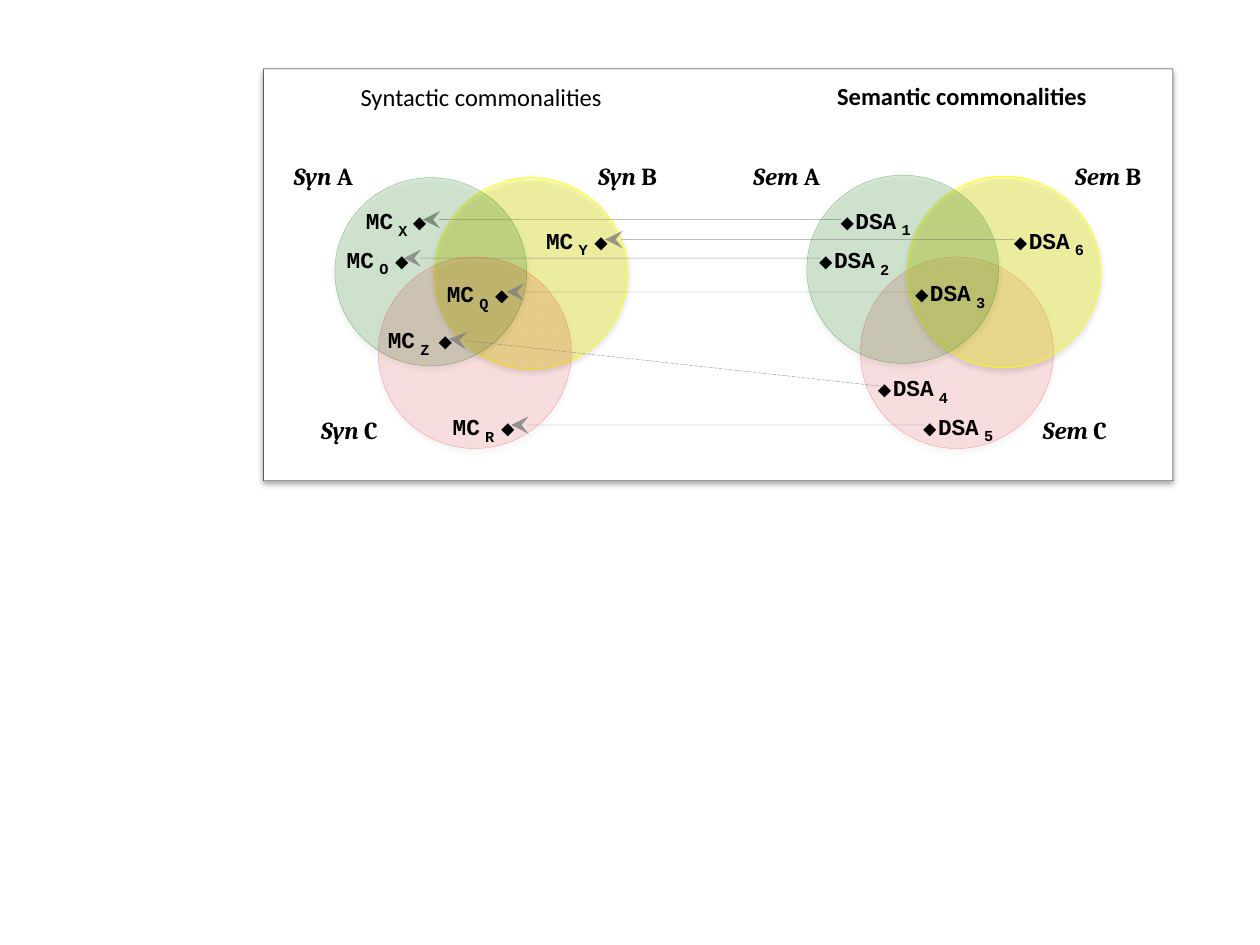
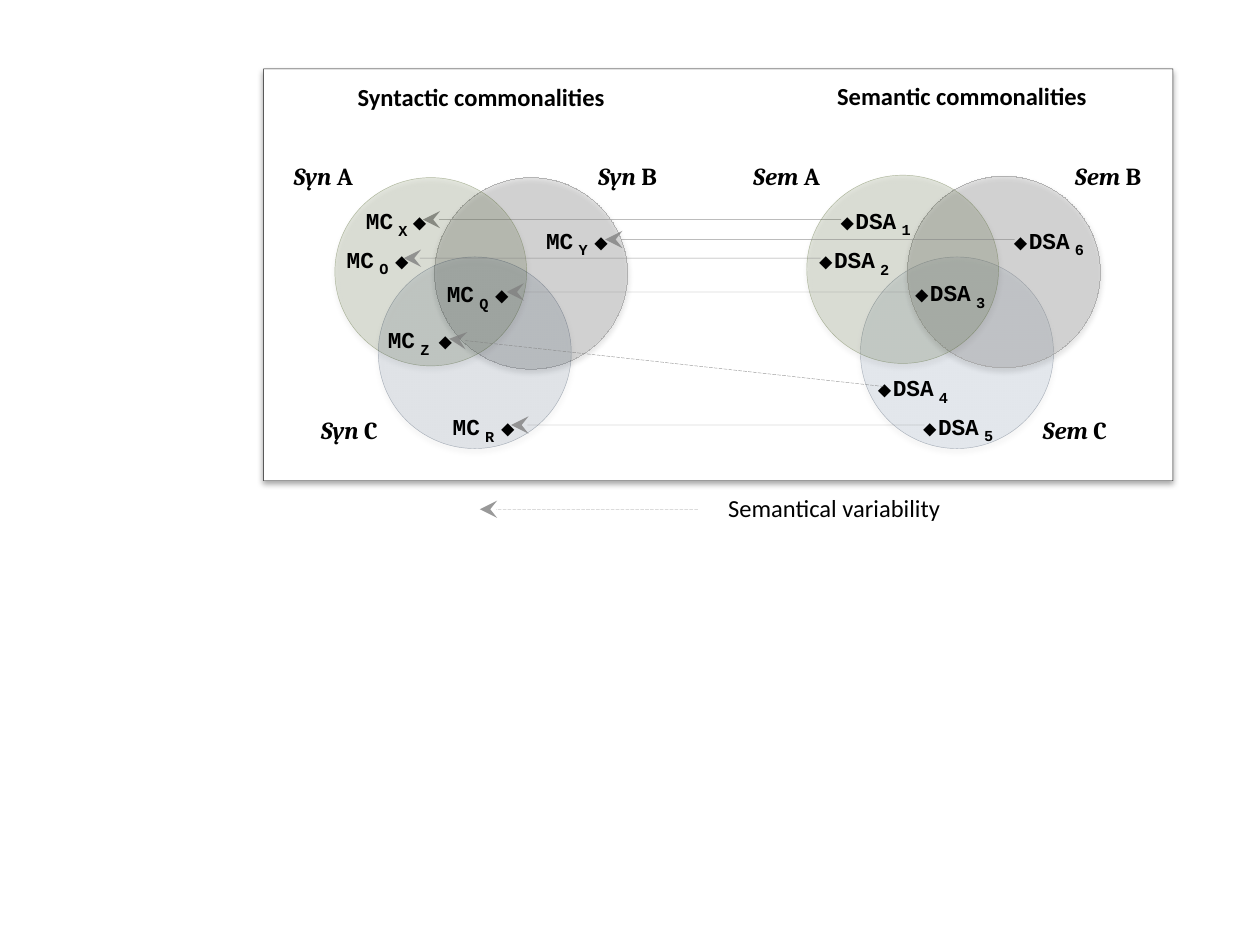
Before and after one commit to damenac/puzzle, a slide deck: slide 4 of papers/2016-ICSR-PuzzleMetrics/images/domains.pptx. Drawn at 1260x945 pixels with LibreOffice and Linux fonts; fonts in the diff are those of the drawing. Boxes give left, top, right and bottom in pixels: in the first picture for what was removed or moved away, otherwise in the second. Text is boxed around its words. In the diff, an @@ line names an element or a change of style, - is before the commit and + after.

```diff
--- a/papers/2016-ICSR-PuzzleMetrics/images/domains.pptx
+++ b/papers/2016-ICSR-PuzzleMetrics/images/domains.pptx
@@ text "Syntactic commonalities" at (358,88,604,110): bold on @@
@@ ellipse at (335,178,527,365): fill #008000 at 15% opacity to #4F6228 at 15% opacity; outline #008000 0.25 pt to #4F6228 0.25 pt @@
@@ ellipse at (435,178,627,369): fill #FFFF00 at 30% opacity to #A6A6A6 at 30% opacity; outline #FFFF00 0.75 pt to #A6A6A6 0.75 pt @@
@@ ellipse at (806,175,998,363): fill #008000 at 15% opacity to #4F6228 at 15% opacity; outline #008000 0.25 pt to #4F6228 0.25 pt @@
@@ ellipse at (907,176,1100,368): fill #FFFF00 at 30% opacity to #A6A6A6 at 30% opacity; outline #FFFF00 0.75 pt to #A6A6A6 0.75 pt @@
@@ ellipse at (378,257,571,449): fill #FF0000 at 10% opacity to #17375E at 10% opacity; outline #FF0000 0.25 pt to #0F243E 0.25 pt @@
@@ ellipse at (861,257,1053,449): fill #FF0000 at 10% opacity to #376092 at 10% opacity; outline #FF0000 0.25 pt to #0F243E 0.25 pt @@
@@ arrow added from (698, 509) to (480, 509), #808080 0.25 pt dashed @@
@@ text added at (728,500,939,521), 14 pt, text #000000 @@
+Semantical variability
```
Also in this commit, not shown: 1 other slide changed, 15 other files.
